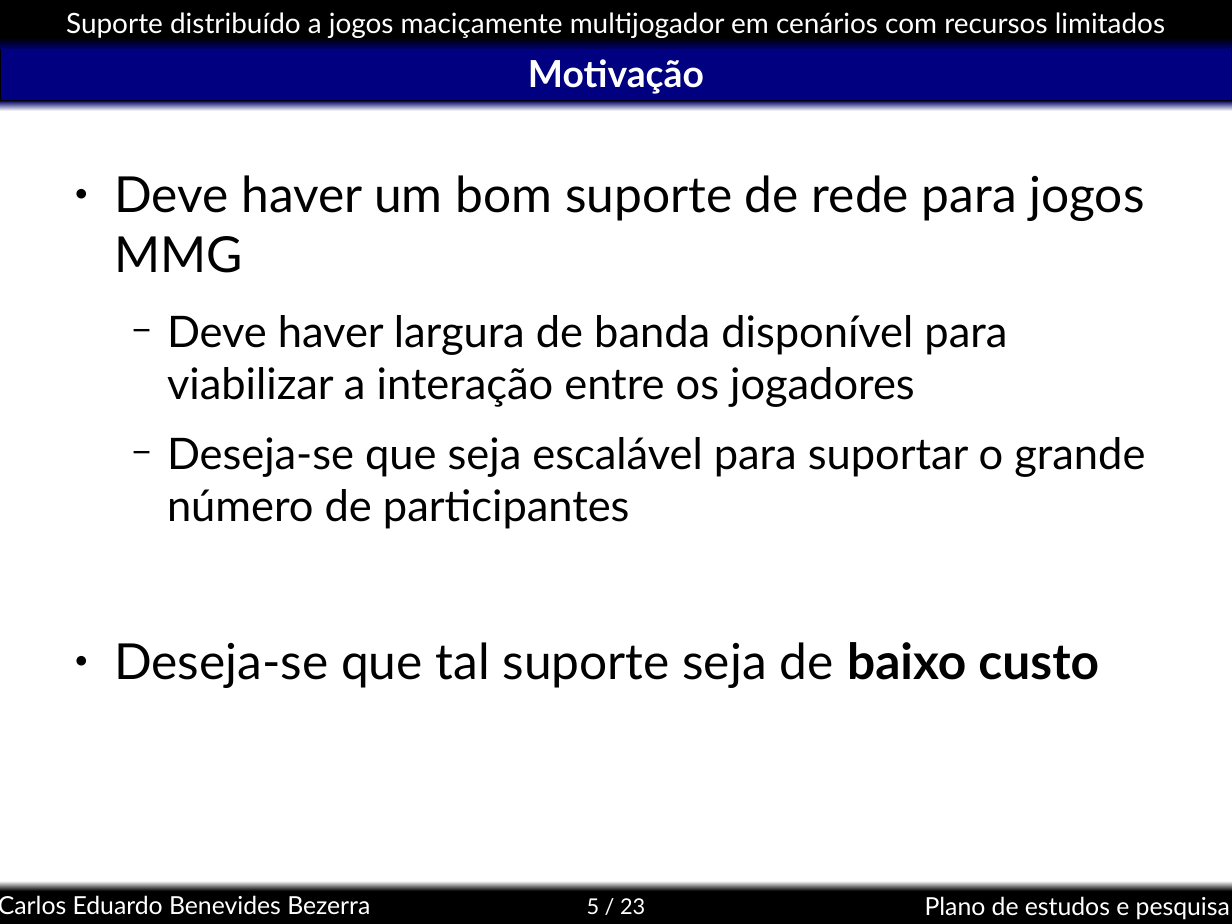
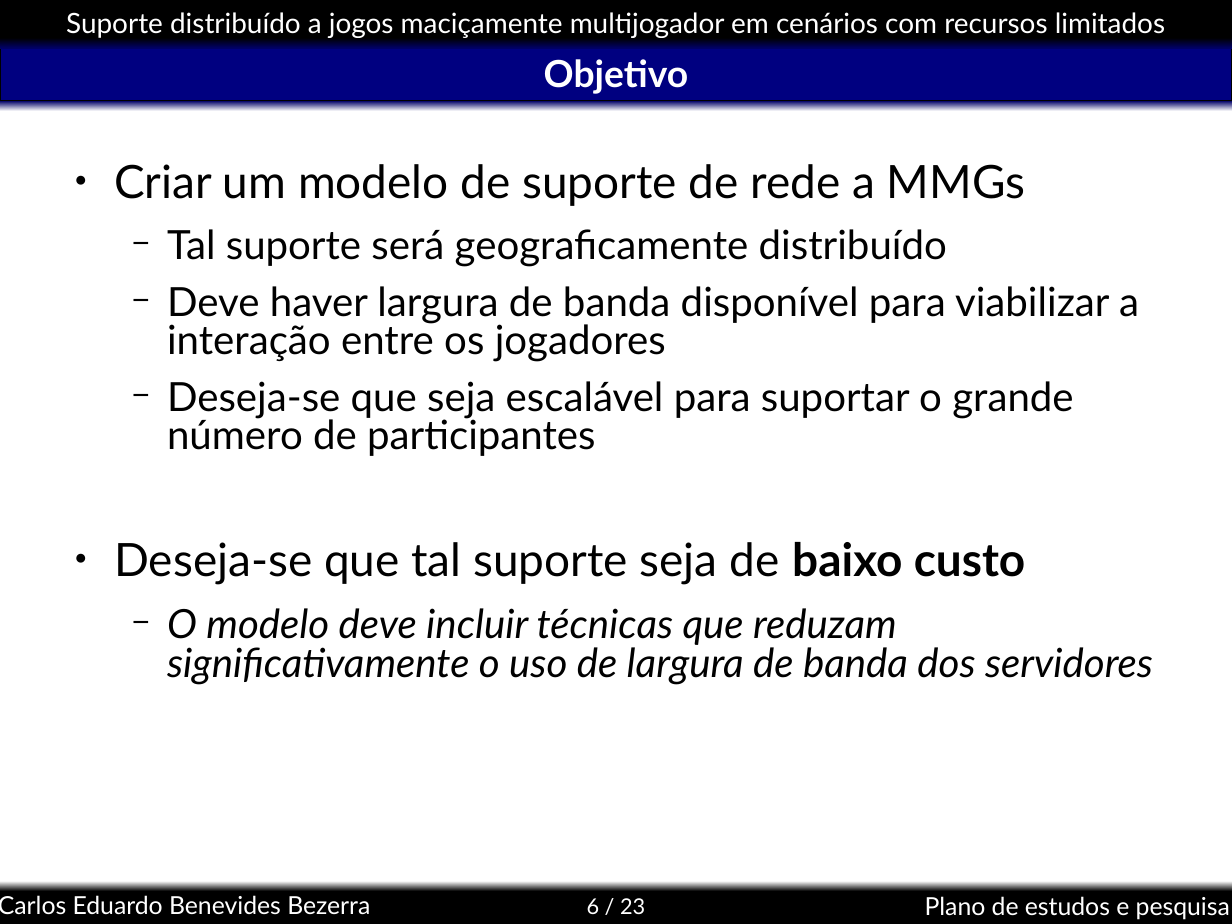
Before and after one commit to kdubezerra/kdubezerra, a slide deck: slide 6 of textos/semac/Semac_Defesa.ppt (slide 5 before the commit). Drawn at 1232x924 pixels with LibreOffice and Linux fonts; fonts in the diff are those of the drawing; background and template pictures are left out. Boxes give left, top, right and bottom in pixels: in the first picture for what was removed or moved away, otherwise in the second. Text is boxed around its words. In the diff, an @@ line names an element or a change of style, - is before the commit and + after.

```diff
--- a/textos/semac/Semac_Defesa.ppt
+++ b/textos/semac/Semac_Defesa.ppt
@@ title at [544, 59, 689, 94]: text changed @@
-Motivação
+Objetivo
@@ text at [114, 164, 1026, 267]: text changed; size 32 to 25.9 pt @@
-● Deve haver um bom suporte de rede para jogos MMG
+● Criar um modelo de suporte de rede a MMGs
+  − Tal suporte será geograficamente distribuído
@@ text at [114, 286, 1139, 585]: size 28 to 25.9 pt in "Deve haver largura de banda disponível para ...", "Deseja-se que seja escalável para suportar o ..."; size 32 to 29.6 pt in "Deseja-se que tal suporte seja de baixo ..."; line spacing 1 to 0.8 @@
@@ text at [167, 608, 1153, 684]: paragraph added @@
+  − O modelo deve incluir técnicas que reduzam significativamente o uso de largura de banda dos servidores
@@ page number at [587, 898, 645, 914]: text changed @@
-5 / 23
+6 / 23
```
Also in this commit, not shown: 3 other slides changed, 8 slides added, 1 slide removed, 4 other files.
